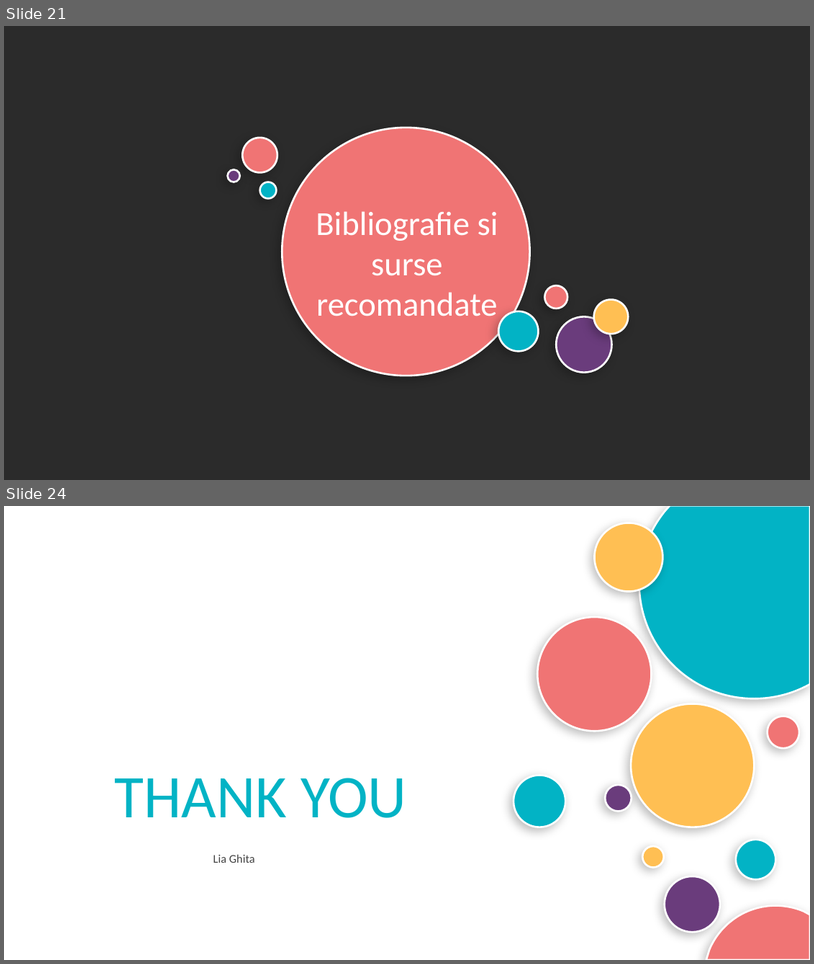
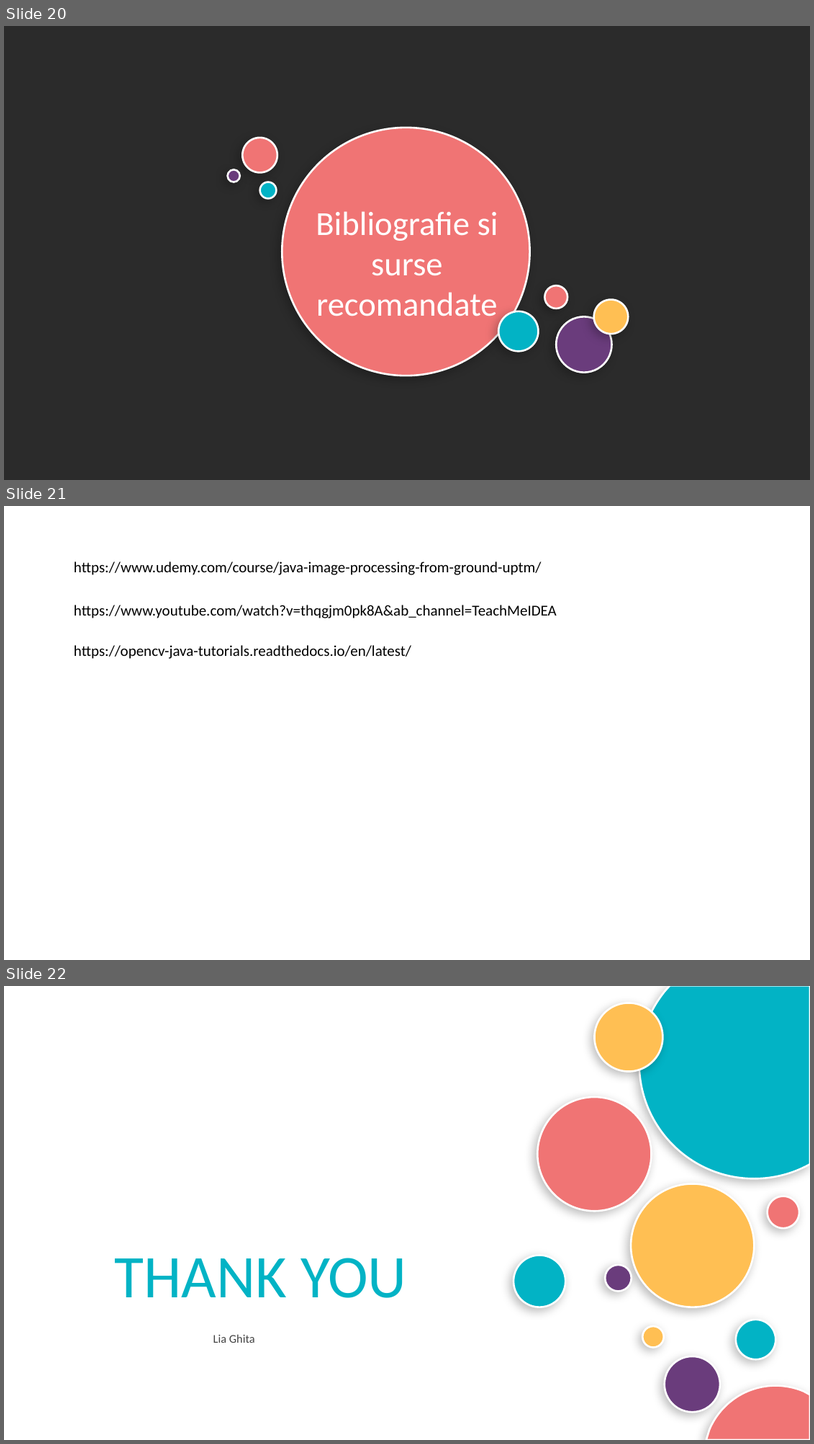
Before and after one commit to lia-ghita/Java-Image-Processing-with-OpenCV, a slide deck: Procesarea imaginilor.pptx. Shown one above the other, each under a label of ours: slides 21 and 24 before the commit, slides 20, 21 and 22 after it; the slides between them are not shown. The pictures are 814x964 and 814x1444 pixels, drawn with LibreOffice and Linux fonts; fonts in the diff are those of the drawing; background and template pictures are left out; a plain dark background stands for a picture behind light text. Boxes give left, top, right and bottom in pixels: in the first picture for what was removed or moved away, otherwise in the second. Text is boxed around its words. In the diff, an @@ line names an element or a change of style, - is before the commit and + after.

```diff
--- a/Procesarea imaginilor.pptx
+++ b/Procesarea imaginilor.pptx
@@ slide 21 added at [4,506,810,960], background picture (left out) @@
@@ text added at [74,561,541,575], 18 pt, text #000000 @@
+https://www.udemy.com/course/java-image-processing-from-ground-uptm/
@@ text added at [74,605,557,618], 18 pt, text #000000 @@
+https://www.youtube.com/watch?v=thqgjm0pk8A&ab_channel=TeachMeIDEA
@@ text added at [74,645,412,659], 18 pt, text #000000 @@
+https://opencv-java-tutorials.readthedocs.io/en/latest/
@@ what was slide 21 is now slide 20 @@
@@ what was slide 24 is now slide 22 @@
```
Also in this commit, not shown: 1 slide changed, 1 other slide added, 4 slides removed, 1 other file.
